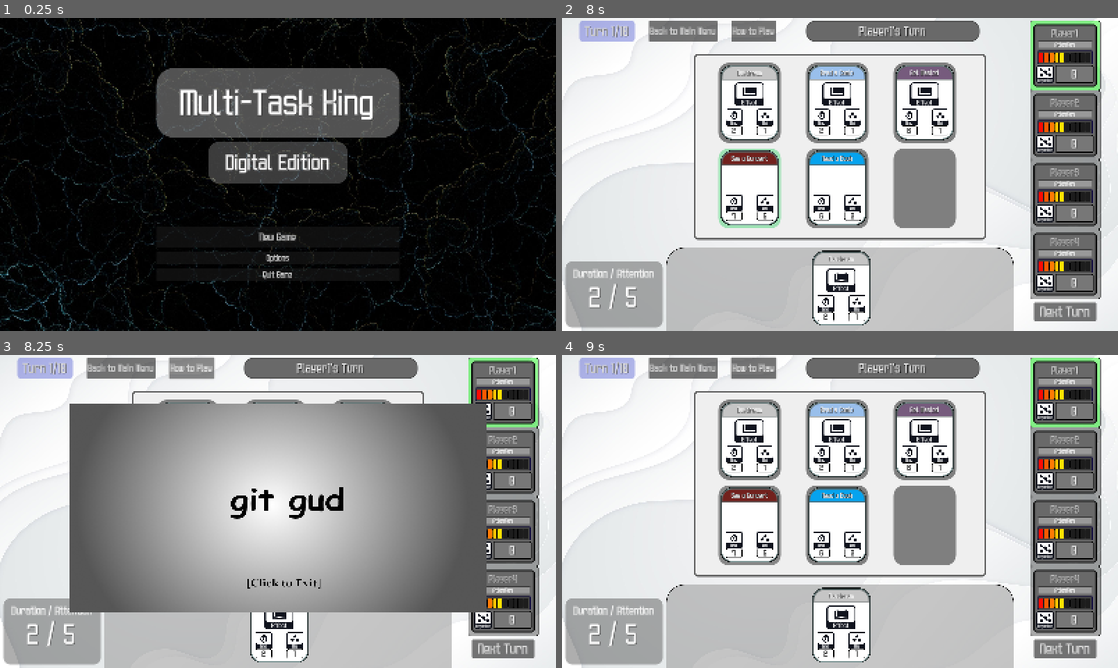
Above: before the commit, frames 1-4 (two rows, left to right).
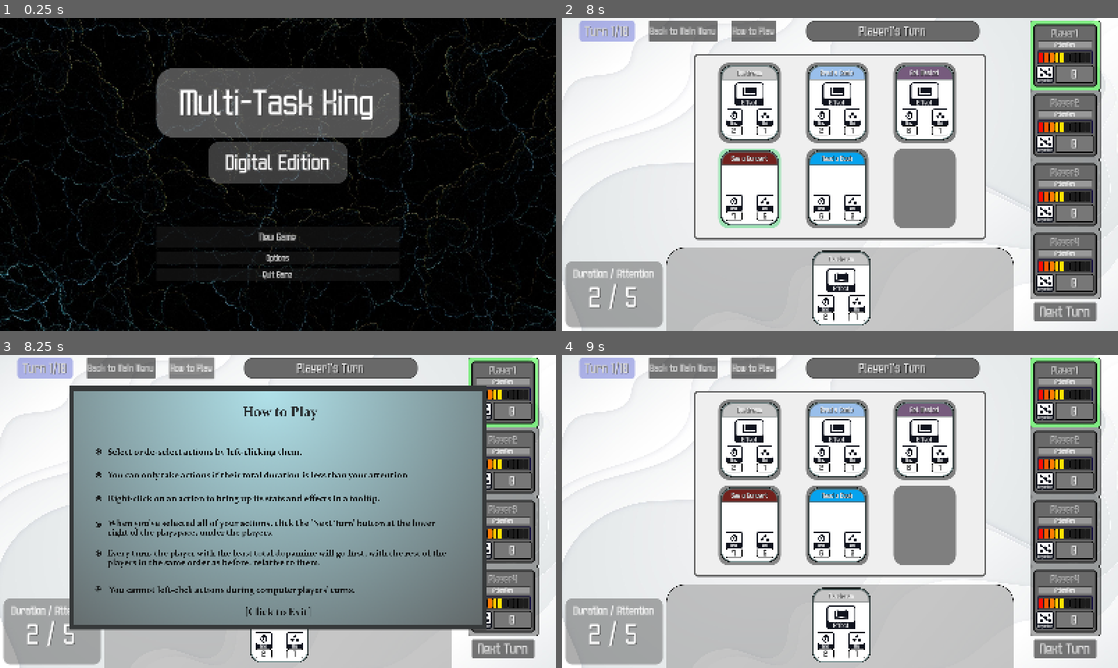
Above: after the commit, the same moments.

Repository: Monowog/Multi-Task-King
Game: Godot game, scene res://Scenes/MainMenu.tscn
Same seed, same stepped clock (60 frames per second), same inputs: the game is played once before the commit and once after it.
Inputs (mouse positions are in pixels of both pictures, inside the frame that each line leads up to):
- Up to frame 1 (0.25 s): no input
- Up to frame 2 (8 s): click "New Game" at 0.5 s; click "Start Game" at 1.25 s; click "Next Turn" at 2 s; click "Next Turn" at 2.75 s; click "Next Turn" at 3.5 s; click "Back to Main Menu" at 4.25 s; click "New Game" at 5 s; click "Start Game" at 5.75 s; move the mouse to (962, 158) at 6.52 s; click (962, 158) at 6.67 s; tap Enter at 7.25 s; move the mouse to (728, 190) at 7.27 s; click (728, 190) at 7.42 s
- Up to frame 3 (8.25 s): click "How to Play" at 8 s
- Up to frame 4 (9 s): move the mouse to (895, 442) at 8.77 s; click (895, 442) at 8.92 s

Frames 1-2 are identical in both runs. In frame 3, 52% of the frame differs, in the area x 12-88%, y 9-88%; in frame 4, nothing differs.

Commit message:
Replaced help panel

Diff:
--- a/Scenes/Playspace.tscn
+++ b/Scenes/Playspace.tscn
@@ -10,7 +10,7 @@
 [ext_resource type="Texture2D" uid="uid://cltl0gjoa22g2" path="res://Assets/Images/Cards/BaseAct.png" id="7_xkknd"]
 [ext_resource type="Texture2D" uid="uid://cbiea1vynx8pd" path="res://Assets/Images/UI/PNG/Default (256px)/duration.png" id="8_0syw4"]
 [ext_resource type="Texture2D" uid="uid://cqifdkwpsb5wt" path="res://Assets/Images/UI/PNG/Default (256px)/medium.png" id="9_b3cqc"]
-[ext_resource type="Texture2D" uid="uid://32apsbw6w5p6" path="res://Assets/Images/UI/Help.png" id="9_xkknd"]
+[ext_resource type="Texture2D" uid="uid://b8ynu5l6u565b" path="res://Assets/Images/UI/HelpPanel.png" id="11_0syw4"]
 
 [sub_resource type="StyleBoxFlat" id="StyleBoxFlat_loegc"]
 bg_color = Color(0.6, 0.6, 0.6, 0.5568628)
@@ -590,7 +590,7 @@
 
 [node name="HelpPanel" type="PanelContainer" parent="PlayspaceMargin"]
 visible = false
-custom_minimum_size = Vector2(1200, 600)
+custom_minimum_size = Vector2(1200, 700)
 layout_mode = 2
 size_flags_horizontal = 4
 size_flags_vertical = 4
@@ -598,7 +598,7 @@
 
 [node name="HelpTexture" type="TextureRect" parent="PlayspaceMargin/HelpPanel"]
 layout_mode = 2
-texture = ExtResource("9_xkknd")
+texture = ExtResource("11_0syw4")
 expand_mode = 1
 
 [connection signal="pressed" from="PlayspaceMargin/PlayerMargin/PlayerController/NextButton" to="." method="_on_next_button_pressed"]
Binary file added: Assets/Images/UI/HelpPanel.png
Not shown, added: Assets/Images/UI/HelpPanel.png.import
Not shown, changed: export_presets.cfg
